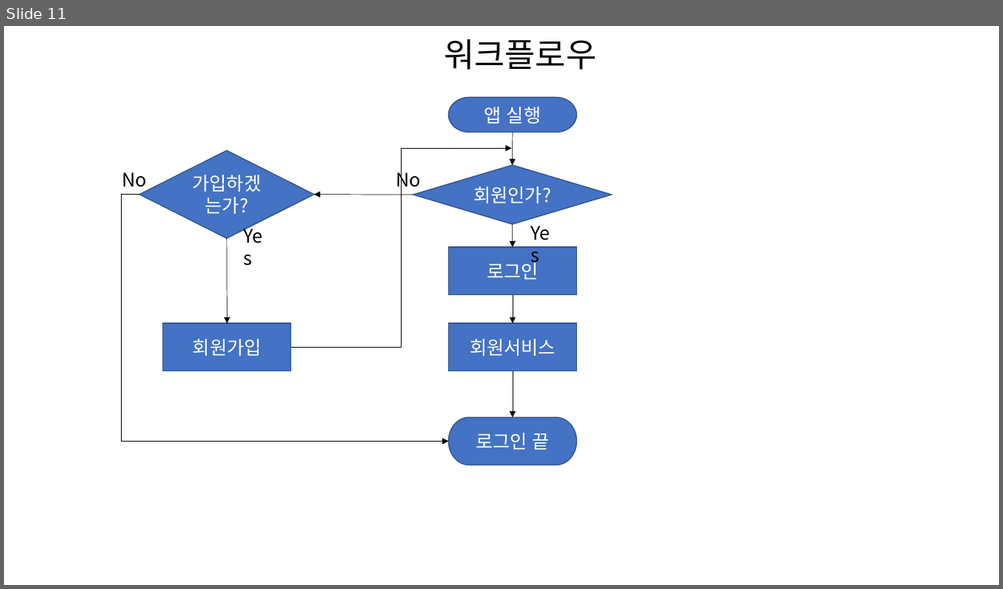
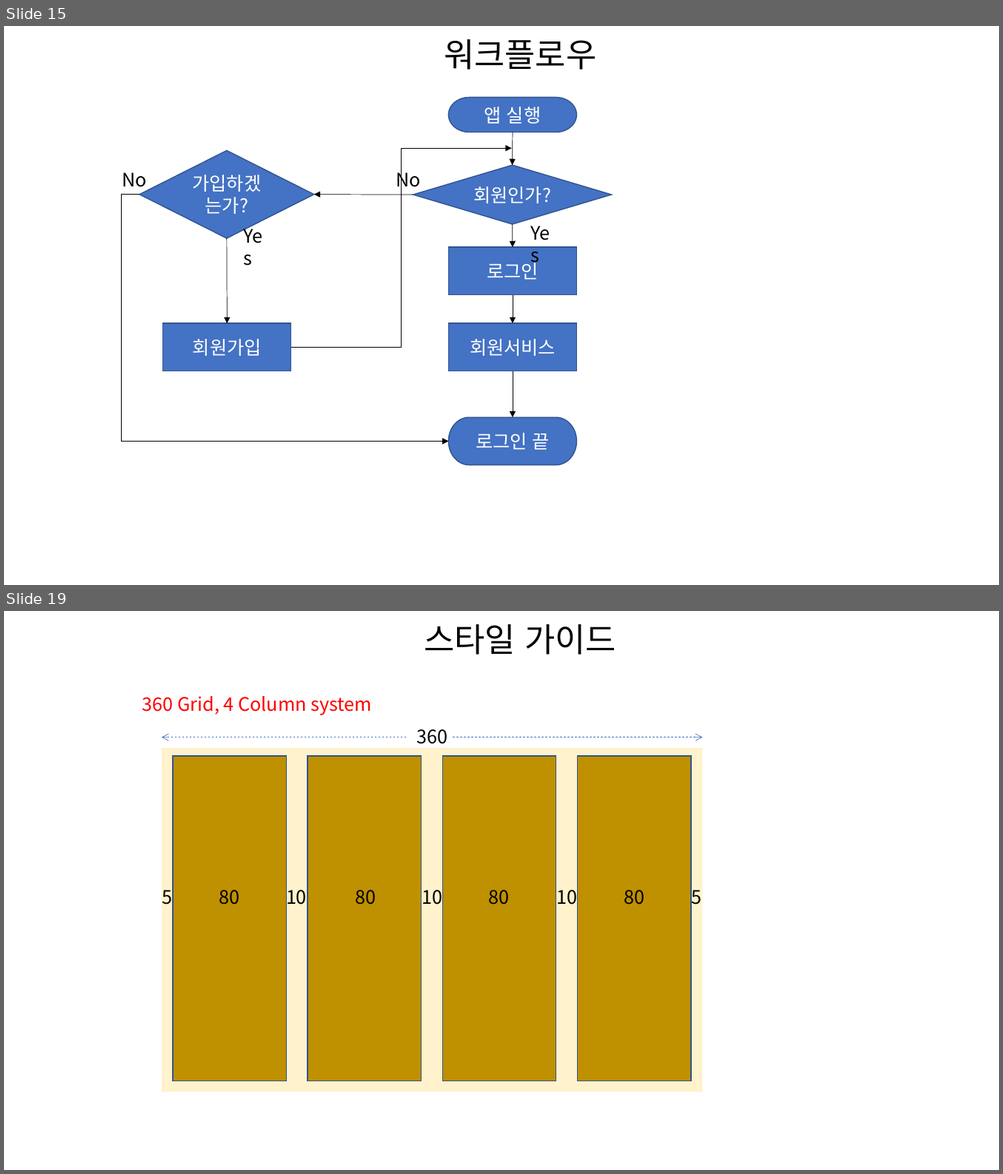
Before and after one commit to seehoonoh/my, a slide deck: 와이어프레임.pptx. Shown one above the other, each under a label of ours: slide 11 before the commit, slides 15 and 19 after it; the slides between them are not shown. The pictures are 1003x589 and 1003x1174 pixels, drawn with LibreOffice and Linux fonts; fonts in the diff are those of the drawing. Boxes give left, top, right and bottom in pixels: in the first picture for what was removed or moved away, otherwise in the second. Text is boxed around its words. In the diff, an @@ line names an element or a change of style, - is before the commit and + after.

```diff
--- a/와이어프레임.pptx
+++ b/와이어프레임.pptx
@@ slide 19 added at (4, 611, 999, 1170), background #FFFFFF @@
@@ text added at (424, 624, 616, 655), 32 pt, text #000000 @@
+스타일 가이드
@@ text added at (142, 696, 373, 715), 18 pt, text #FF0000 @@
+360 Grid, 4 Column system
@@ arrow added from (406, 737) to (162, 737), #4472C4 0.5 pt dashed @@
@@ text added at (416, 729, 447, 744), 18 pt, text #000000 @@
+360
@@ arrow added from (453, 737) to (703, 737), #4472C4 0.5 pt dashed @@
@@ rectangle added at (162, 749, 703, 1092), fill #FFF2CC @@
@@ rectangle added at (173, 757, 286, 1082), fill #BF9000, outline #325491 1 pt @@
@@ rectangle added at (307, 757, 421, 1082), fill #BF9000, outline #325491 1 pt @@
@@ rectangle added at (443, 757, 556, 1082), fill #BF9000, outline #325491 1 pt @@
@@ rectangle added at (577, 757, 691, 1082), fill #BF9000, outline #325491 1 pt @@
@@ text added at (162, 885, 173, 908), 18 pt, text #000000 @@
+5
@@ text added at (219, 890, 240, 905), 18 pt, text #000000 @@
+80
@@ text added at (286, 885, 307, 908), 18 pt, text #000000 @@
+10
@@ text added at (356, 890, 376, 905), 18 pt, text #000000 @@
+80
@@ text added at (421, 890, 442, 905), 18 pt, text #000000 @@
+10
@@ text added at (489, 890, 509, 905), 18 pt, text #000000 @@
+80
@@ text added at (557, 885, 578, 908), 18 pt, text #000000 @@
+10
@@ text added at (623, 890, 644, 905), 18 pt, text #000000 @@
+80
@@ text added at (691, 885, 701, 908), 18 pt, text #000000 @@
+5
@@ what was slide 11 is now slide 15 @@
```
Also in this commit, not shown: 2 slides changed, 7 other slides added, 4 other files.
